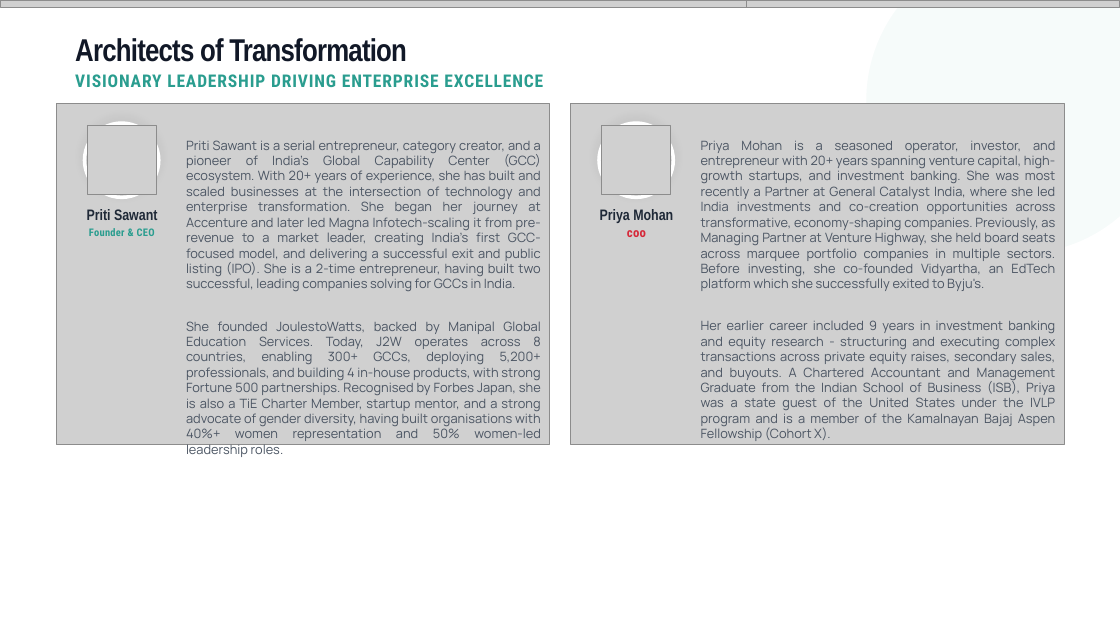
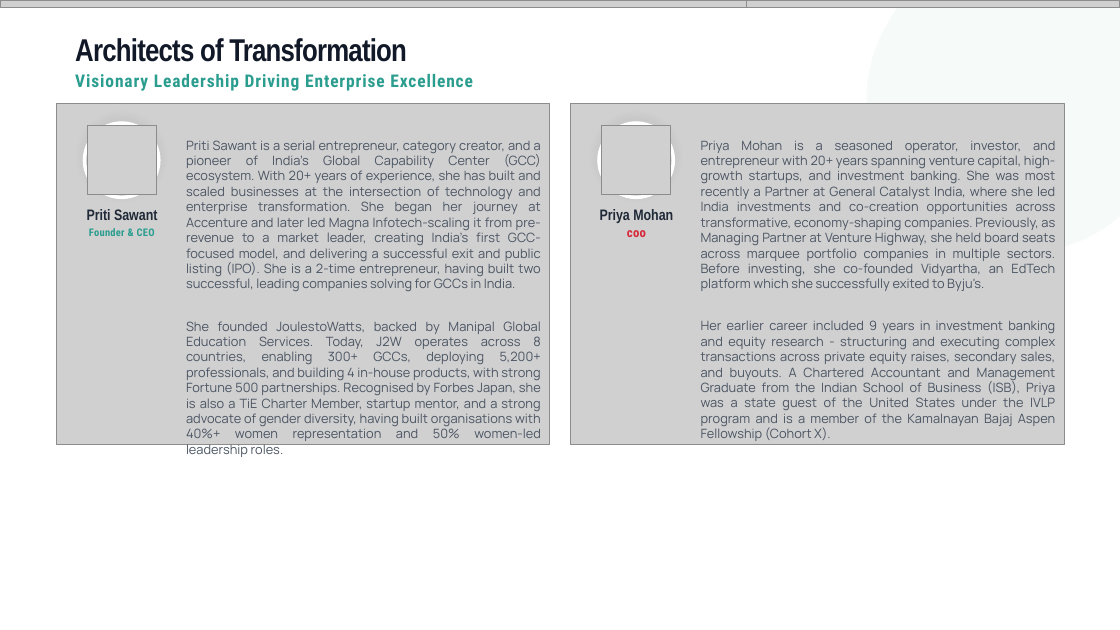
Before and after one commit to athu07/Deck-Engine, a slide deck: slide 5 of data/decks/WORKING_COPY_Master_Deck.pptx (slide 3 before the commit). Drawn at 1120x630 pixels with LibreOffice and Linux fonts; fonts in the diff are those of the drawing; grey boxes stand for pictures; background and template pictures are left out. Boxes give left, top, right and bottom in pixels: in the first picture for what was removed or moved away, otherwise in the second. Text is boxed around its words. In the diff, an @@ line names an element or a change of style, - is before the commit and + after.

Commit message:
swapping with original master deck, naming convention, case study crated using ai adding to existing excel, editing downloaded file

```diff
--- a/data/decks/WORKING_COPY_Master_Deck.pptx
+++ b/data/decks/WORKING_COPY_Master_Deck.pptx
@@ text at bbox=[75, 74, 473, 91]: text changed @@
-VISIONARY LEADERSHIP DRIVING ENTERPRISE EXCELLENCE
+Visionary Leadership Driving Enterprise Excellence
```
Also in this commit, not shown: 13 other slides changed, 17 slides added, 116 slides removed, 30 other files.
